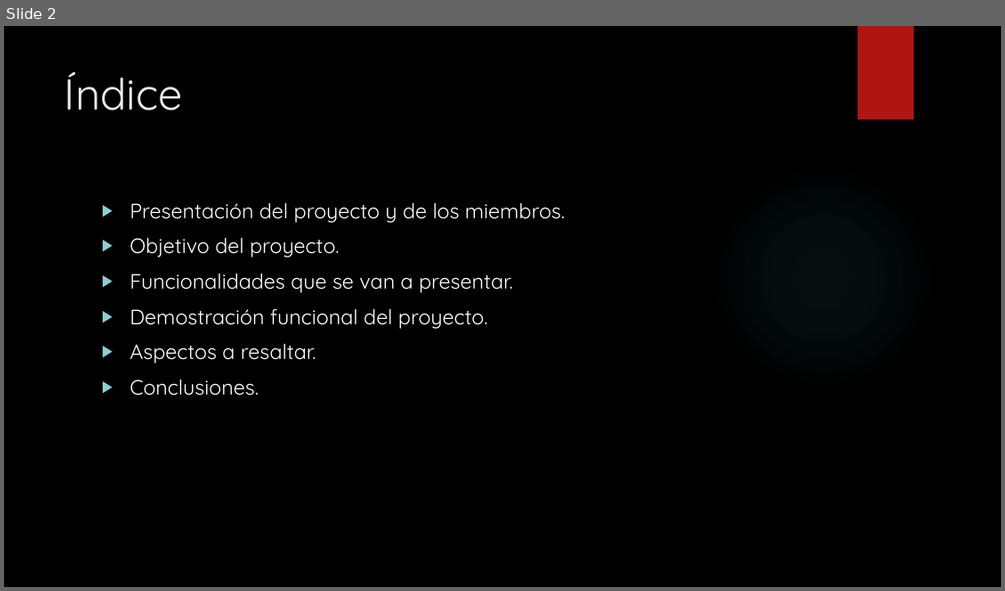
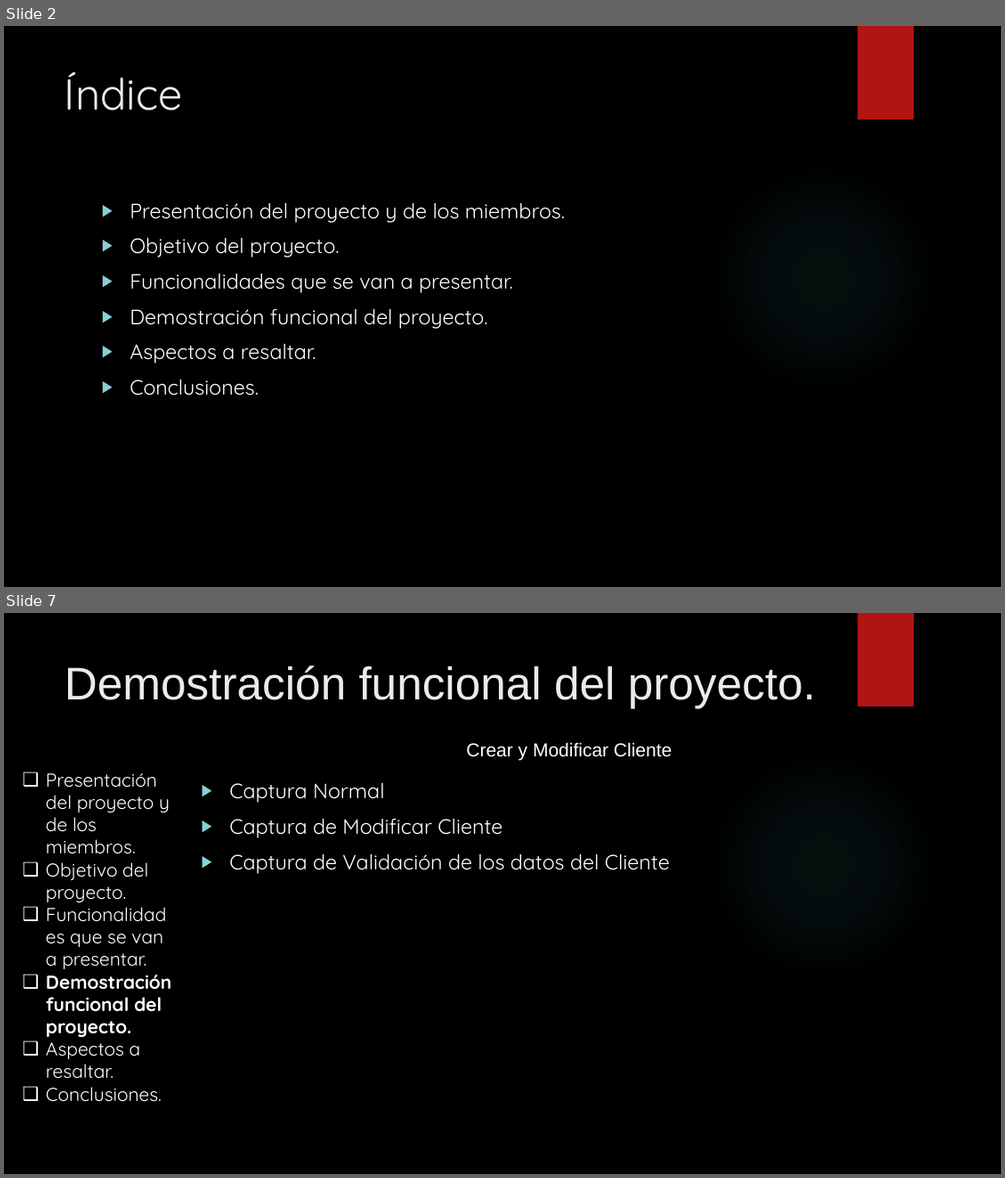
Before and after one commit to danielallhoff/M17-G4-AirDSS, a slide deck: AIRDSS.pptx. Shown one above the other, each under a label of ours: slide 2 before the commit, slides 2 and 7 after it; the slides between them are not shown. The pictures are 1005x591 and 1005x1178 pixels, drawn with LibreOffice and Linux fonts; fonts in the diff are those of the drawing; background and template pictures are left out. Boxes give left, top, right and bottom in pixels: in the first picture for what was removed or moved away, otherwise in the second. Text is boxed around its words. In the diff, an @@ line names an element or a change of style, - is before the commit and + after.

Commit message:
Añadido Aspectos a resaltar y demostración

```diff
--- a/AIRDSS.pptx
+++ b/AIRDSS.pptx
@@ slide 7 added at box(4, 613, 1001, 1174), background picture (left out); not listed: 2 template elements that a slide beside it also shows @@
@@ title added at box(65, 666, 816, 708), 44 pt, text #EBEBEB @@
+Demostración funcional del proyecto.
@@ text added at box(466, 742, 672, 760), 18 pt, text #FFFFFF @@
+Crear y Modificar Cliente
@@ text added at box(46, 773, 171, 1102), 18 pt, text #FFFFFF @@
+❑ Presentación del proyecto y de los miembros.
+❑ Objetivo del proyecto.
+❑ Funcionalidades que se van a presentar.
+❑ Demostración funcional del proyecto.
+❑ Aspectos a resaltar.
+❑ Conclusiones.
@@ text added at box(229, 783, 670, 874), 20 pt, text #FFFFFF @@
+▶ Captura Normal
+▶ Captura de Modificar Cliente
+▶ Captura de Validación de los datos del Cliente
```
Also in this commit, not shown: 5 slides changed, 1 other slide added, 1 slide removed.
